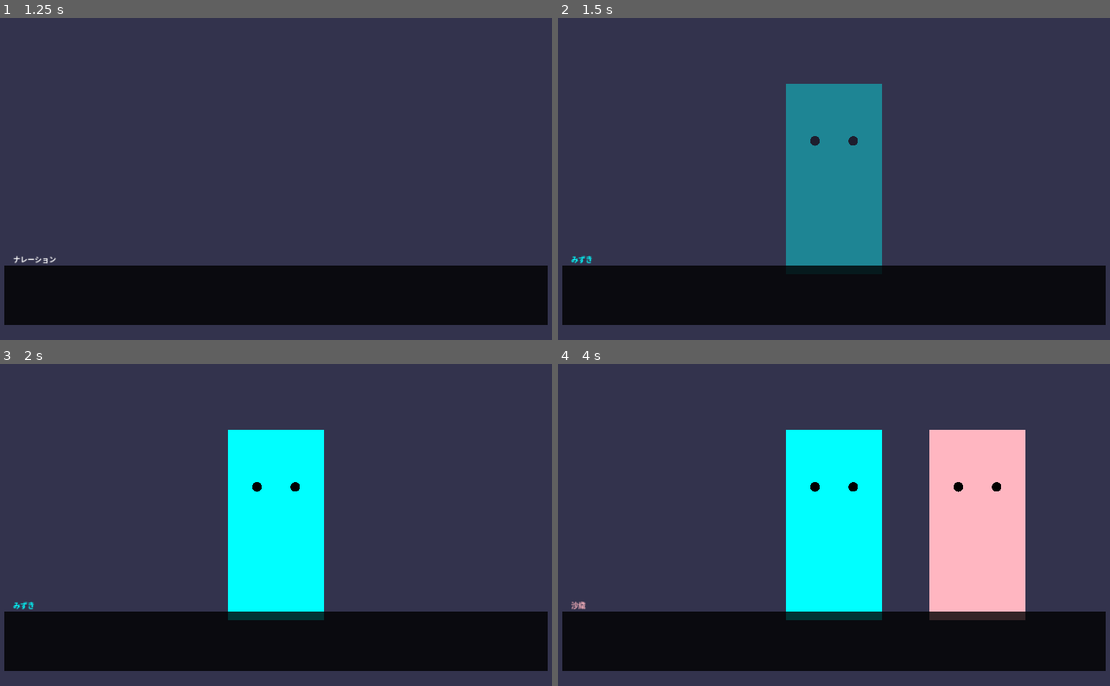
Above: before the commit, frames 1-4 (two rows, left to right).
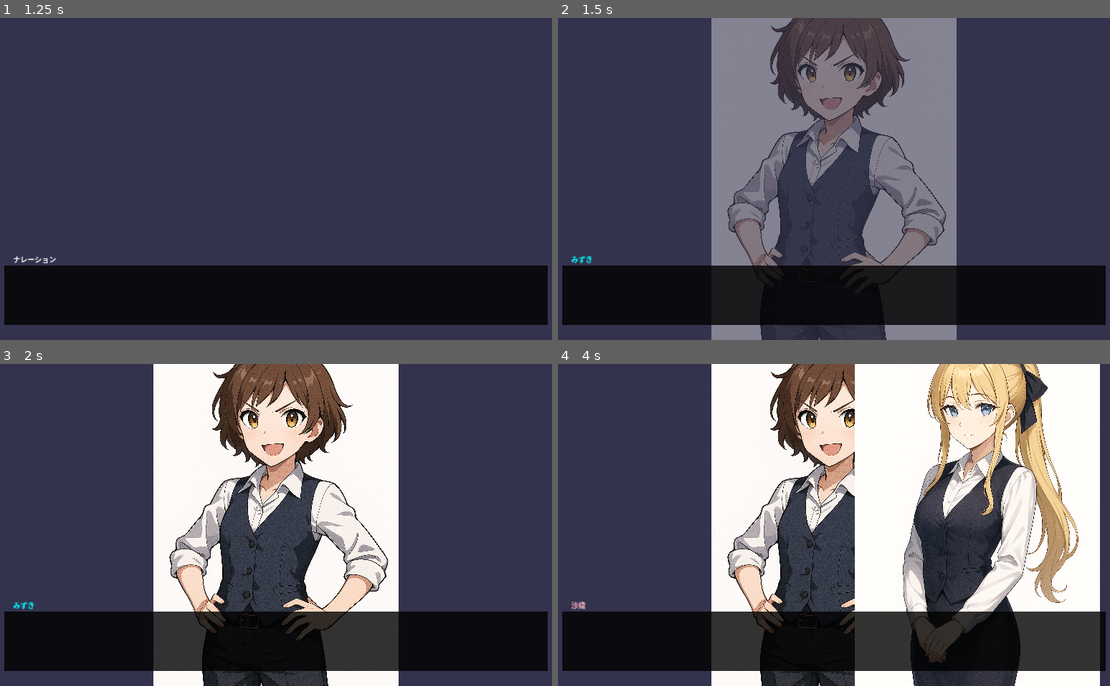
Above: after the commit, the same moments.

Repository: bigGYZstar/Detective-Nocturne
Game: Godot game, scene res://scenes/Main.tscn
Same seed, same stepped clock (60 frames per second), same inputs: the game is played once before the commit and once after it.
Inputs:
- Up to frame 1 (1.25 s): click "ゲーム開始" at 0.5 s
- Up to frame 2 (1.5 s): tap Enter (ui_accept) at 1.25 s; hold Enter (ui_accept) from 1.28 s (still down)
- Up to frame 3 (2 s): keep holding Enter (ui_accept)
- Up to frame 4 (4 s): release Enter (ui_accept) at 2.03 s; tap Enter (ui_accept) at 2.1, 2.27, 2.57, 3.6, 3.77 s; hold Enter (ui_accept) 2.78-3.53 s

Frame 1 is identical in both runs. In frame 2, 33% of the frame differs, in the area x 27-73%, y 0-100%; in frame 3, 41%; in frame 4, 64%, in the area x 27-99%, y 0-100%.
Error in both runs: Invalid call. Nonexistent function 'tween_delay' in base 'Tween'. (res://scripts/DialogSystem.gd:84)

Commit message:
feat: 実際のキャラクター立ち絵を実装 (v0.2)
- みずき、沙織、瑠璃の高品質アニメ調立ち絵を追加
- CharacterManagerを拡張して実際の画像ファイル読み込みに対応
- プレースホルダーから実際の画像への自動切り替え機能
- エラーハンドリングとフォールバック機能を実装
- キャラクター表示テスト用スクリプトを追加

新機能:
- 実際のキャラクター画像表示
- 画像ファイル自動読み込み
- フォールバック機能付きエラーハンドリング
- キャラクター表示テストシステム

技術改善:
- assets/characters/ディレクトリ構造
- load_character_image()関数の実装
- Godotリソースシステムとの統合
- 画像インポート設定の最適化

ファイル追加:
- assets/characters/mizuki_normal.png (2.8MB)
- assets/characters/saori_normal.png (2.4MB)
- assets/characters/ruri_normal.png (2.5MB)
- test_characters.gd (テスト用スクリプト)
- CHANGELOG.md (変更履歴)

Diff:
--- a/scripts/CharacterManager.gd
+++ b/scripts/CharacterManager.gd
@@ -50,8 +50,8 @@
 	var character_sprite = Sprite2D.new()
 	character_sprite.name = character_name
 
-	# プレースホルダー画像を作成（実際の画像がない場合）
-	var texture = create_placeholder_texture(character_name, expression)
+	# 実際の画像ファイルを読み込み
+	var texture = load_character_image(character_name, expression)
 	character_sprite.texture = texture
 
 	# 位置を設定
@@ -86,13 +86,32 @@
 func change_expression(character_name: String, expression: String):
 	if character_name in active_characters:
 		var character_sprite = active_characters[character_name]
-		var texture = create_placeholder_texture(character_name, expression)
+		var texture = load_character_image(character_name, expression)
 		character_sprite.texture = texture
 
 # 全キャラクターを非表示
 func hide_all_characters():
 	for character_name in active_characters.keys():
 		hide_character(character_name)
+
+# 実際のキャラクター画像を読み込み
+func load_character_image(character_name: String, expression: String = "normal") -> Texture2D:
+	var image_path = "res://assets/characters/" + character_name + "_" + expression + ".png"
+
+	# 実際の画像ファイルを読み込み
+	if ResourceLoader.exists(image_path):
+		var texture = load(image_path) as Texture2D
+		if texture:
+			print("Loaded character image: ", image_path)
+			return texture
+		else:
+			print("Failed to load texture: ", image_path)
+	else:
+		print("Image file not found: ", image_path)
+
+	# フォールバック：プレースホルダー画像を生成
+	print("Using placeholder for: ", character_name, " with expression: ", expression)
+	return create_placeholder_texture(character_name, expression)
 
 # プレースホルダーテクスチャを作成
 func create_placeholder_texture(character_name: String, expression: String) -> ImageTexture:
--- /dev/null
+++ b/test_characters.gd
@@ -0,0 +1,42 @@
+extends Node2D
+
+# キャラクター表示テスト用スクリプト
+
+var character_manager: CharacterManager
+
+func _ready():
+	# CharacterManagerを作成
+	character_manager = CharacterManager.new()
+	add_child(character_manager)
+
+	# 3秒後にキャラクターを表示
+	await get_tree().create_timer(1.0).timeout
+	test_character_display()
+
+func test_character_display():
+	print("Testing character display...")
+
+	# みずきを左に表示
+	character_manager.show_character("mizuki", CharacterManager.Position.LEFT, "normal")
+
+	await get_tree().create_timer(2.0).timeout
+
+	# 沙織を中央に表示
+	character_manager.show_character("saori", CharacterManager.Position.CENTER, "normal")
+
+	await get_tree().create_timer(2.0).timeout
+
+	# 瑠璃を右に表示
+	character_manager.show_character("ruri", CharacterManager.Position.RIGHT, "normal")
+
+	print("Character display test completed!")
+
+func _input(event):
+	if event.is_action_pressed("ui_accept"):
+		# スペースキーでキャラクターを非表示
+		character_manager.hide_all_characters()
+	elif event.is_action_pressed("ui_cancel"):
+		# ESCキーでテスト再実行
+		character_manager.hide_all_characters()
+		await get_tree().create_timer(1.0).timeout
+		test_character_display()
Binary file added: assets/characters/mizuki_normal.png
Not shown, added: assets/characters/mizuki_normal.png.import
Binary file added: assets/characters/ruri_normal.png
Not shown, added: assets/characters/ruri_normal.png.import
Binary file added: assets/characters/saori_normal.png
Not shown, added: assets/characters/saori_normal.png.import
Not shown, added: CHANGELOG.md
